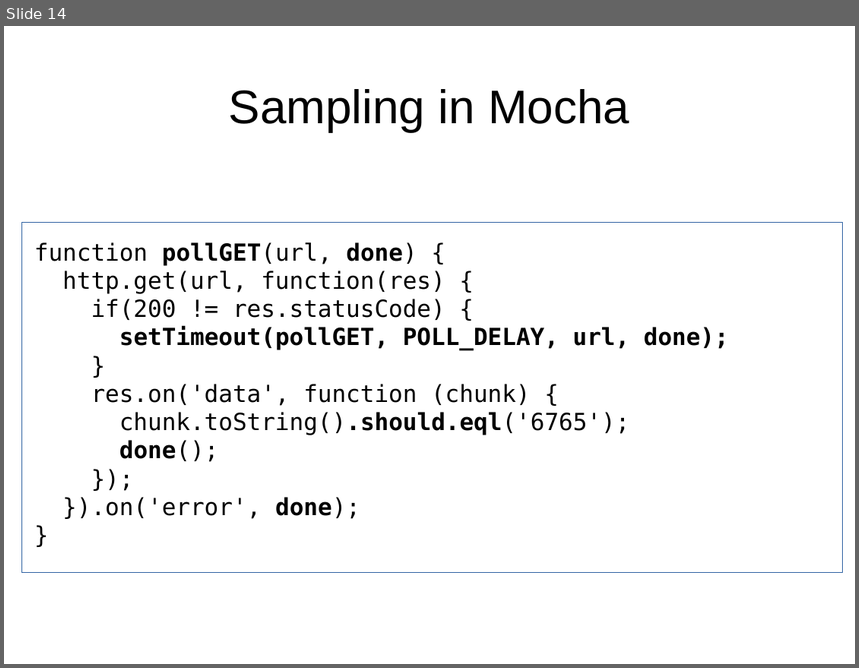
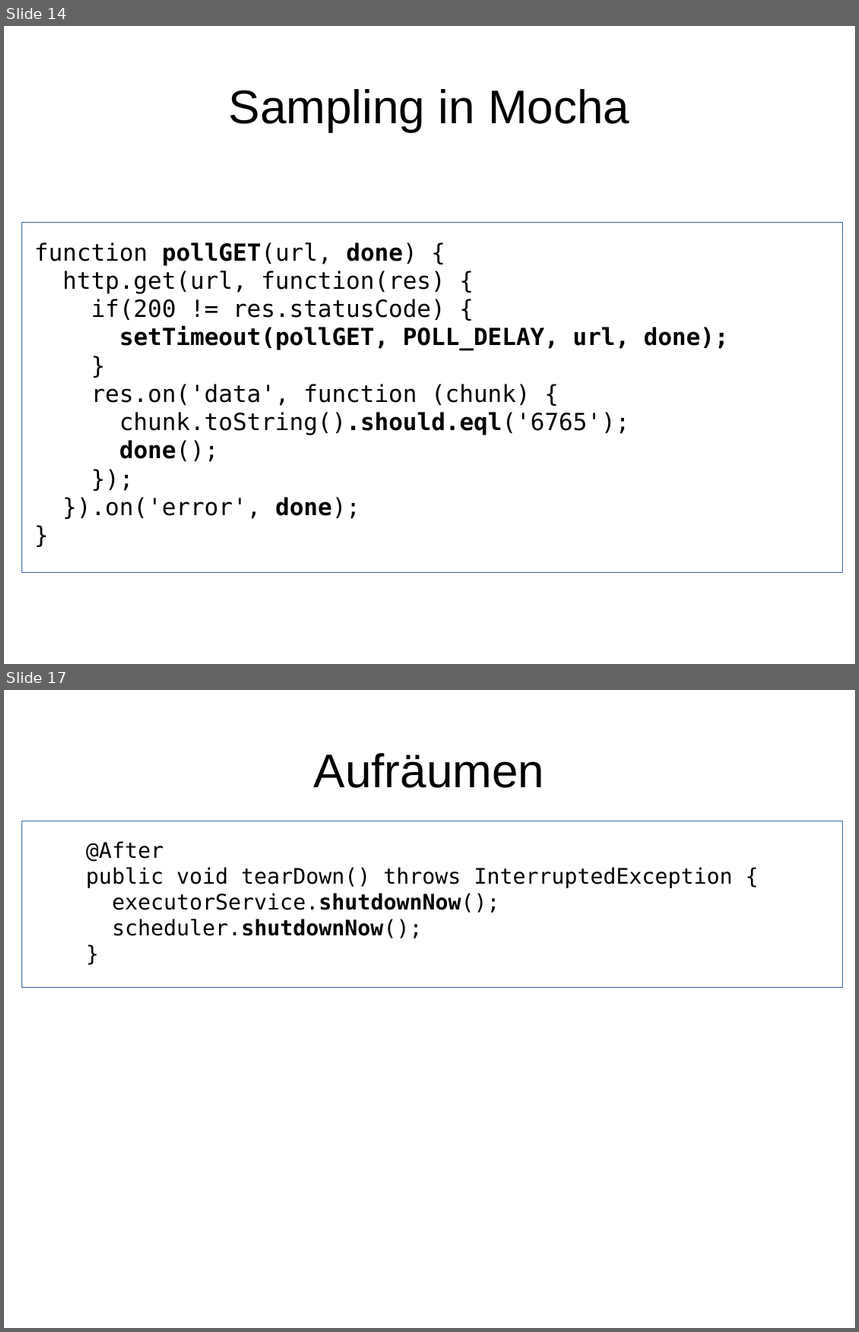
Before and after one commit to andreassimon/talk-asynchronen-code-testen, a slide deck: Asynchronen Code testen.odp. Shown one above the other, each under a label of ours: slide 14 before the commit, slides 14 and 17 after it; the slides between them are not shown. The pictures are 859x668 and 859x1332 pixels, drawn with LibreOffice and Linux fonts; fonts in the diff are those of the drawing; background and template pictures are left out. Boxes give left, top, right and bottom in pixels: in the first picture for what was removed or moved away, otherwise in the second. Text is boxed around its words. In the diff, an @@ line names an element or a change of style, - is before the commit and + after.

```diff
--- a/Asynchronen Code testen.odp
+++ b/Asynchronen Code testen.odp
@@ slide 17 added at <box>4,690,855,1328</box>, background picture (left out) @@
@@ title added at <box>314,753,544,788</box>, 44 pt, text #000000 @@
+Aufräumen
@@ rectangle added at <box>22,821,844,988</box>, fill #FFFFFF, outline #3465A4 0 pt @@
@@ text added at <box>86,841,733,939</box>, 20 pt, text #000000 @@
+@After
+public void tearDown() throws InterruptedException {
+executorService.shutdownNow();
+scheduler.shutdownNow();
+}
```
Also in this commit, not shown: 6 slides changed, 2 other slides added, 5 other files.
